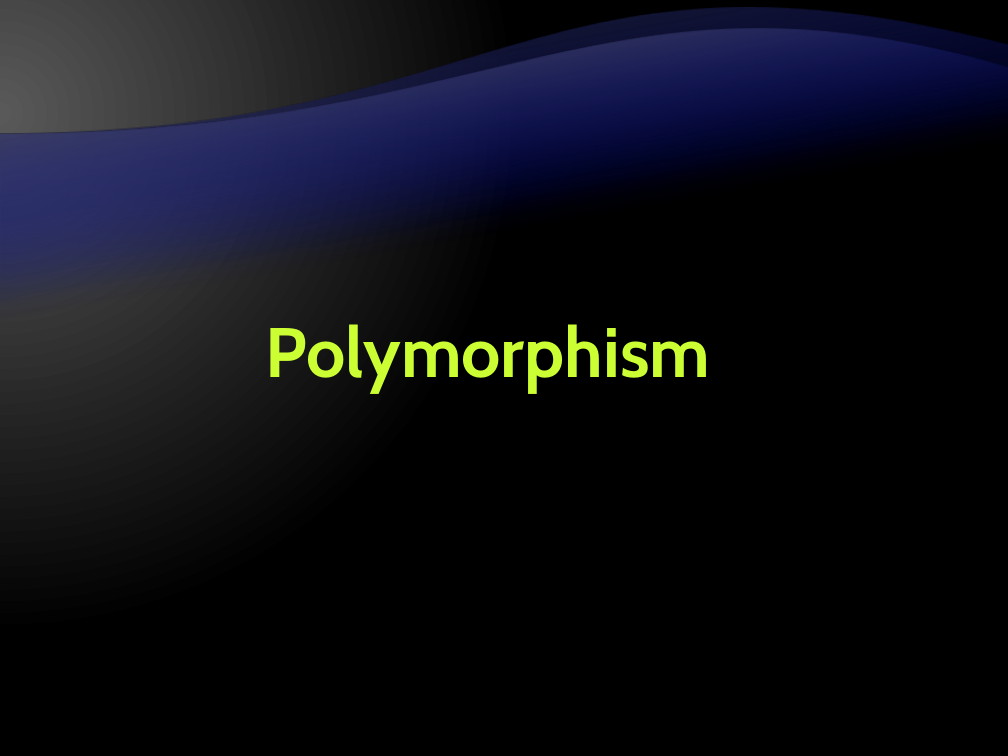
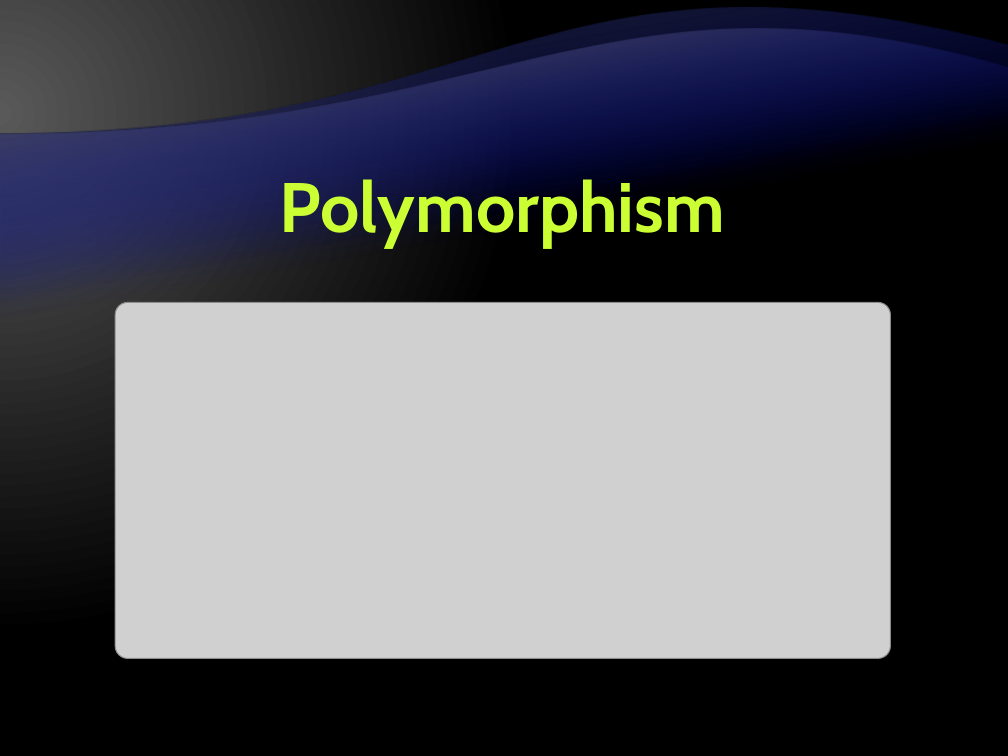
Before and after one commit to Graveheart/aspnetcourse, a slide deck: slide 84 of lectures/4. Object-Oriented Programming with CSharp.pptx (slide 83 before the commit). Drawn at 1008x756 pixels with LibreOffice and Linux fonts; fonts in the diff are those of the drawing; grey boxes stand for pictures; background and template pictures are left out. Boxes give left, top, right and bottom in pixels: in the first picture for what was removed or moved away, otherwise in the second. Text is boxed around its words. In the diff, an @@ line names an element or a change of style, - is before the commit and + after.

```diff
--- a/lectures/4. Object-Oriented Programming with CSharp.pptx
+++ b/lectures/4. Object-Oriented Programming with CSharp.pptx
@@ title "Polymorphism" rewrapped from [265,324,710,393] to [280,173,725,248] @@
@@ picture added at [115,302,890,658] @@
```
Also in this commit, not shown: 28 other slides changed, 1 slide added.
